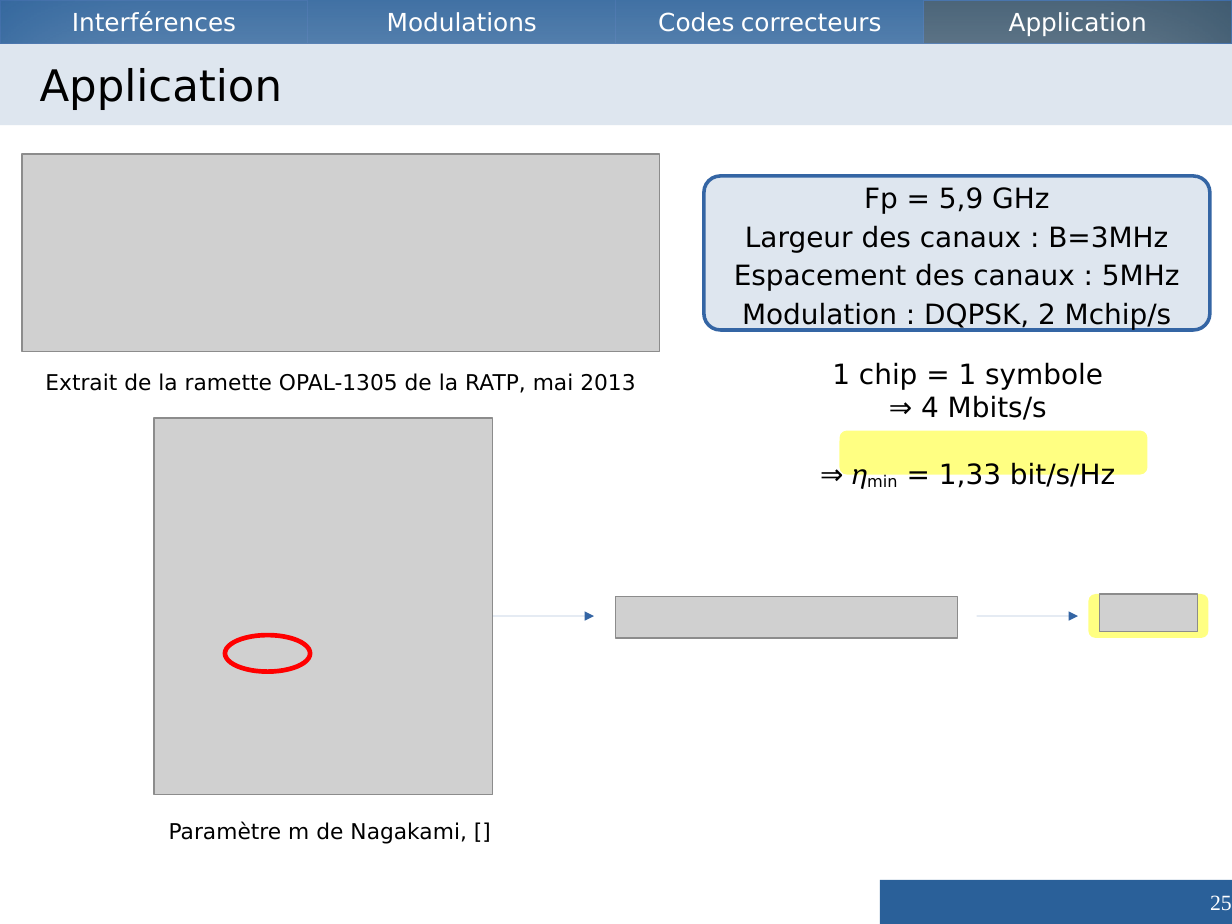
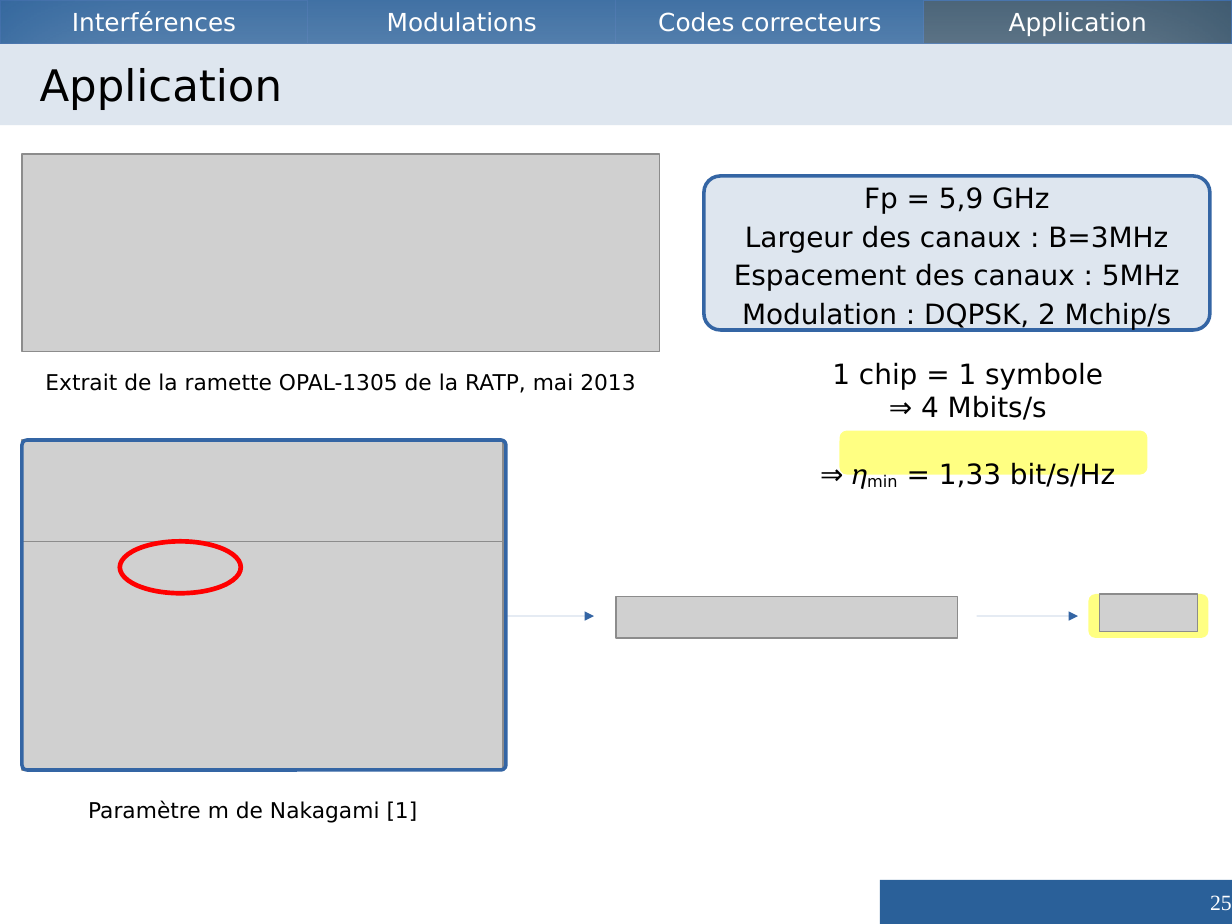
Before and after one commit to Vzrod/tipe, a slide deck: slide 25 of TIPE - Copie.odp. Drawn at 1232x924 pixels with LibreOffice and Linux fonts; fonts in the diff are those of the drawing; grey boxes stand for pictures. Boxes give left, top, right and bottom in pixels: in the first picture for what was removed or moved away, otherwise in the second. Text is boxed around its words. In the diff, an @@ line names an element or a change of style, - is before the commit and + after.

```diff
--- a/TIPE - Copie.odp
+++ b/TIPE - Copie.odp
@@ picture added at box(22, 440, 504, 542) @@
@@ rounded rectangle added at box(22, 440, 506, 770), outline #3465A4 2.3 pt @@
@@ picture: place and size @@
-picture at box(154, 418, 493, 795)
+picture at box(22, 541, 504, 770)
@@ ellipse: place and size @@
-ellipse at box(225, 635, 310, 672)
+ellipse at box(120, 541, 240, 593)
@@ arrow moved from (493, 616) - (594, 616) to (506, 616) - (594, 616) @@
@@ text at box(88, 800, 418, 823): text changed @@
-Paramètre m de Nagakami, []
+Paramètre m de Nakagami [1]
```
Also in this commit, not shown: 16 other slides changed, 7 slides added, 7 slides removed, 4 other files.
